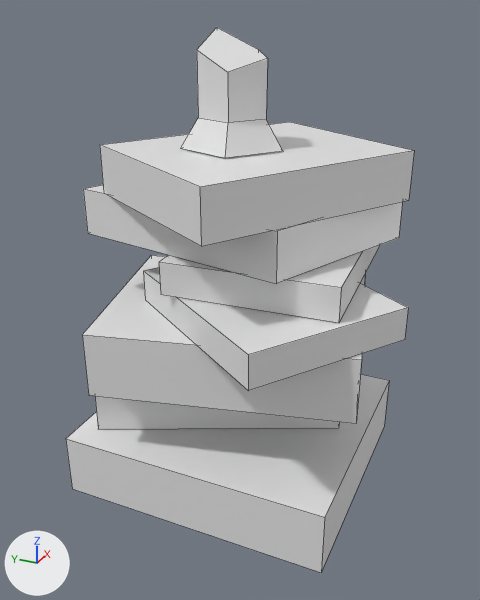
Before and after pictures for a commit that changed the FBX model Assets/Art Assets/Environments/Level 1 Entryway/Prefabs/bookstack_cand_sm.fbx.
Both versions are drawn from a 50 mm camera at (-0.202, -0.089, 0.17) aimed at (0.002, 0.003, 0.068). Lighting does not change. The marker at lower left points along +X, +Y and +Z. Mesh edges are drawn as thin lines.

Names of what the first picture shows: 'bookstack_cand_sm'.
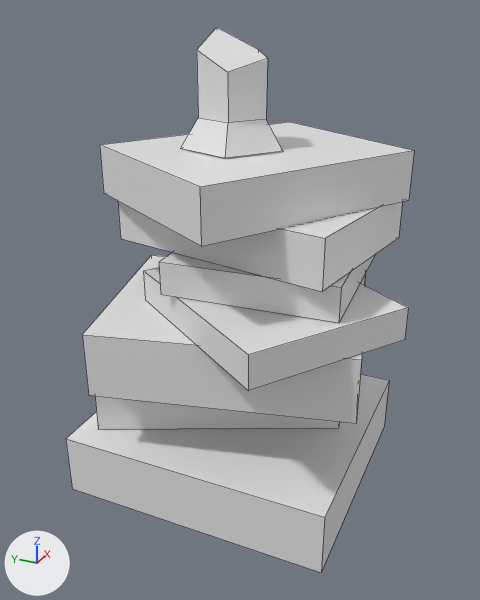
The newer file is also turned or shifted as a whole; pictures and numbers use the older file's frame.

What differs and where, as boxes [x1, y1, x2, y2] in the pictures (480 x 600 px; the box of a moved part takes in the faces that stretch with it):
part 1 of me_cube_025, moved or reshaped: before [83, 185, 403, 284]; after [118, 201, 403, 292]

The change, as a diff of the scene's bpy script:
```diff
--- a/Assets/Art Assets/Environments/Level 1 Entryway/Prefabs/bookstack_cand_sm.fbx.py
+++ b/Assets/Art Assets/Environments/Level 1 Entryway/Prefabs/bookstack_cand_sm.fbx.py
@@ me_cube_025 @@
 me_cube_025.from_pydata(...)  # 71 vertices, 54 faces; spans x -0.056..0.068, y -0.059..0.074, z 0.0..0.161
 # used by ob_bookstack_cand_sm; location = (0.0, 0.0, 0.0)
 # before: 40 (-0.018, 0.053, 0.109) at pixel (83, 188), 41 (-0.018, 0.053, 0.093) at pixel (87, 233), 46 (-0.033, -0.025, 0.109) at pixel (277, 231), 47 (-0.033, -0.025, 0.093) at pixel (276, 283)
+# me_cube_025 part 1
+for i in [40, 41, 46, 47]: me_cube_025.vertices[i].co += Vector((0.0, -0.014, 0.0))
 me_cube_025.materials.append(mat_bookstack_sm)
```
